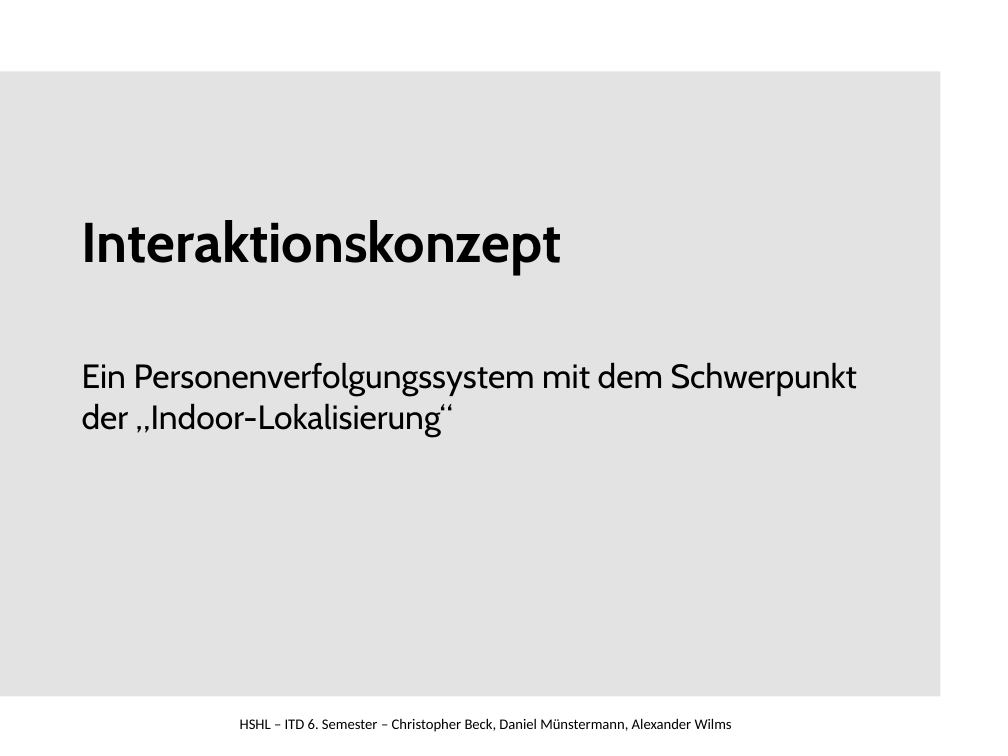
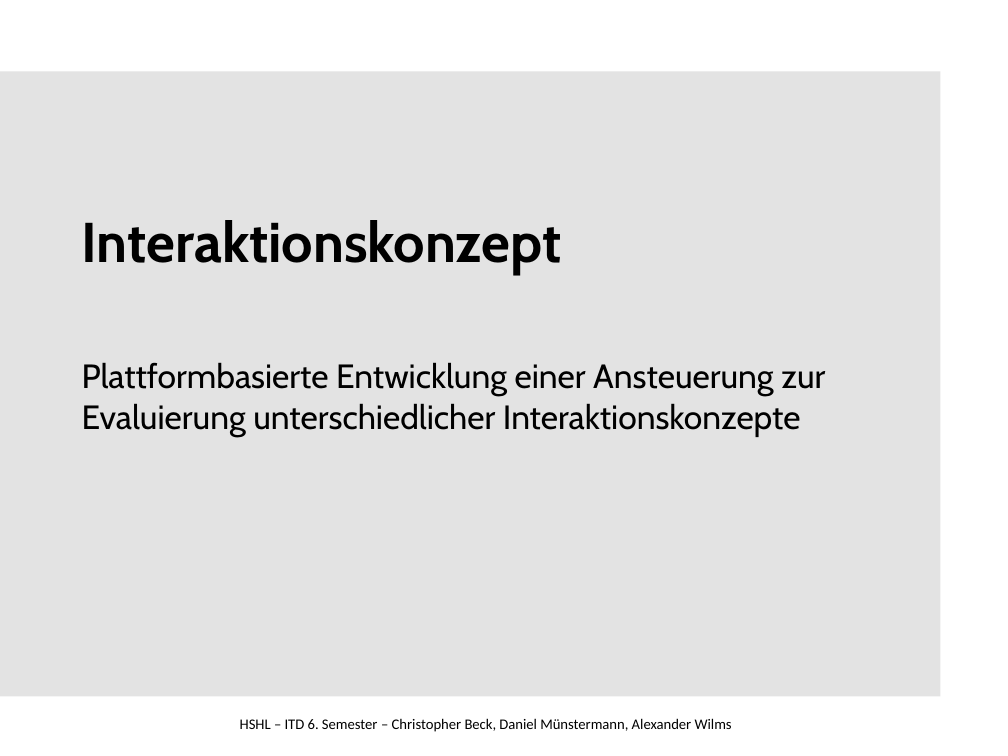
Before and after one commit to ChristineAgethen/Interaktionskonzept_Rollstuhl, a slide deck: slide 1 of Interaktionskonzept.pptx. Drawn at 1008x756 pixels with LibreOffice and Linux fonts; fonts in the diff are those of the drawing; background and template pictures are left out. Boxes give left, top, right and bottom in pixels: in the first picture for what was removed or moved away, otherwise in the second. Text is boxed around its words. In the diff, an @@ line names an element or a change of style, - is before the commit and + after.

```diff
--- a/Interaktionskonzept.pptx
+++ b/Interaktionskonzept.pptx
@@ subtitle at (x1=82, y1=362, x2=825, y2=437): text changed @@
-Ein Personenverfolgungssystem mit dem Schwerpunkt der „Indoor-Lokalisierung“
+Plattformbasierte Entwicklung einer Ansteuerung zur Evaluierung unterschiedlicher Interaktionskonzepte
```
Also in this commit, not shown: 5 other slides changed, 3 slides added.
